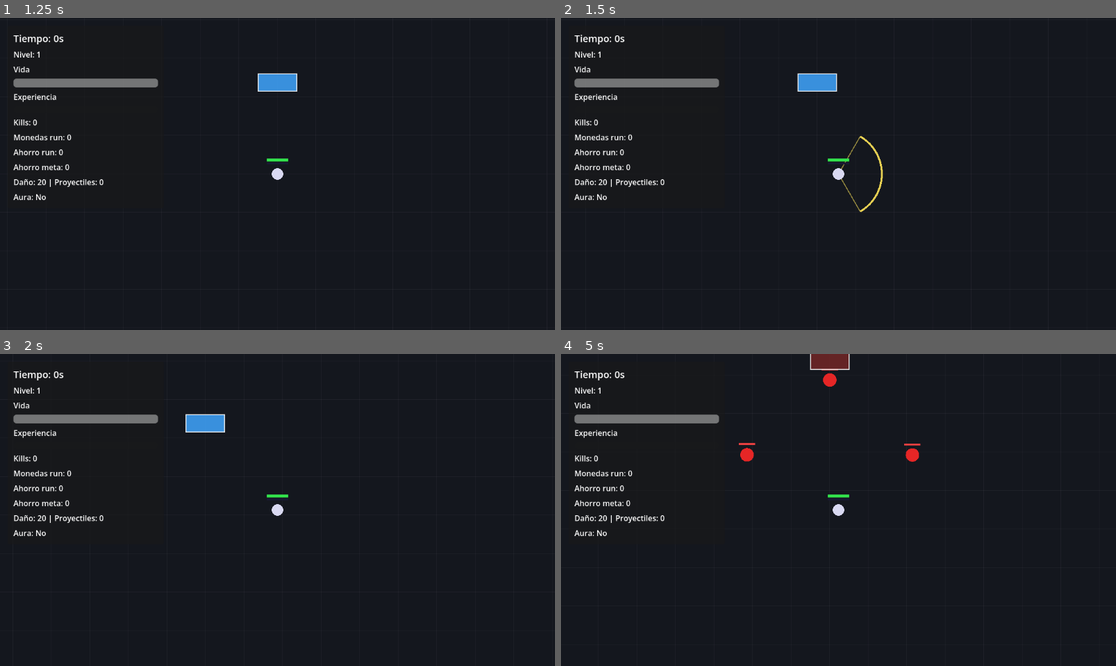
Above: before the commit, frames 1-4 (two rows, left to right).
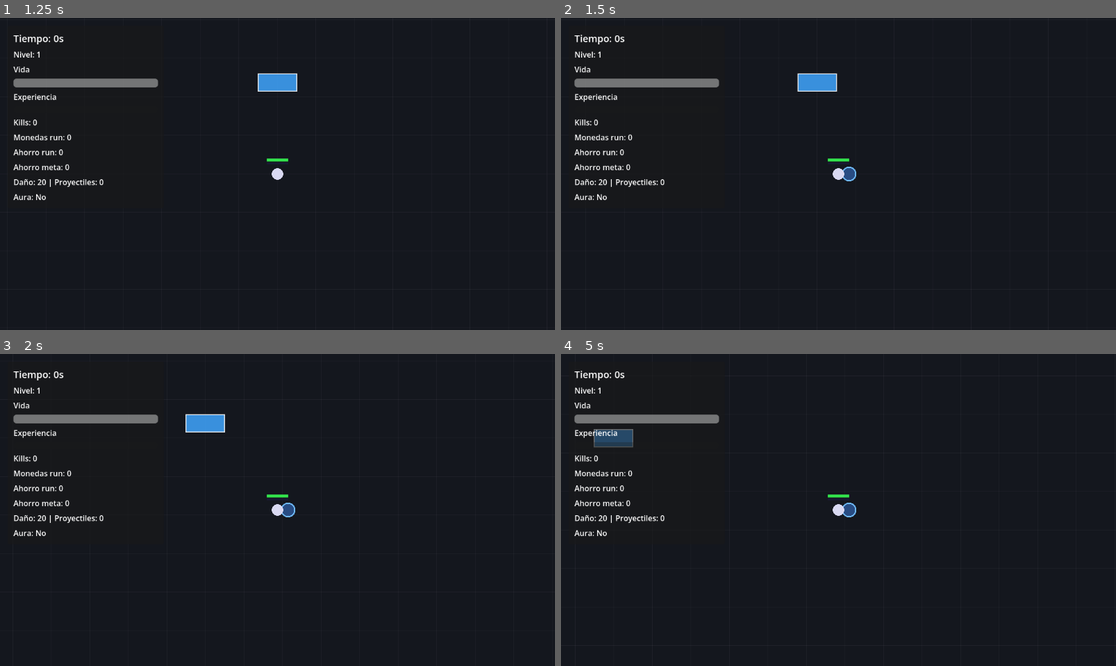
Above: after the commit, the same moments.

Repository: sergioHdz77/Dungeon-Project
Game: Godot game, scene res://scenes/core/main.tscn
Two runs of this game, one before a commit and one after it. Both use one fixed random seed, a clock stepped at 60 frames per second and the inputs below.
Inputs:
- Up to frame 1 (1.25 s): click "Empezar run" at 0.5 s
- Up to frame 2 (1.5 s): tap Enter at 1.25 s; hold D (move_right) from 1.28 s (still down); hold Shift (block, bound only after the commit) from 1.28 s (still down); tap Space (attack) at 1.35 s
- Up to frame 3 (2 s): keep holding D (move_right); keep holding Shift (block, bound only after the commit); tap W (move_up) at 1.52 s
- Up to frame 4 (5 s): release Shift (block, bound only after the commit) at 2.03 s; tap Shift (block, bound only after the commit) at 2.1 s; tap W (move_up) at 2.27, 3.77, 4.52 s; tap Space (attack) at 2.3, 2.85, 3.8 s; release D (move_right) at 2.78 s; hold A (move_left) 2.78-3.53 s; hold Shift (block, bound only after the commit) 2.78-3.53 s; hold D (move_right) from 3.53 s (still down); tap E (interact) at 3.6 s; hold Shift (block, bound only after the commit) from 4.28 s (still down); tap N (debug_next_room) at 4.9 s

Frame 1 is identical in both runs. In frame 2, 0.3% of the frame differs, in the area x 50-59%, y 37-63%; in frame 3, 0.1%; in frame 4, 1.2%, in the area x 5-65%, y 0-53%.

Commit message:
functional block

Diff:
--- a/project.godot
+++ b/project.godot
@@ -64,6 +64,11 @@
 , Object(InputEventMouseButton,"resource_local_to_scene":false,"resource_name":"","device":-1,"window_id":0,"alt_presse …(244 unchanged characters)…
 ]
 }
+block={
+"deadzone": 0.2,
+"events": [Object(InputEventKey,"resource_local_to_scene":false,"resource_name":"","device":-1,"window_id":0,"alt_pressed":false,"shift_pressed":false,"ctrl_pressed":false,"meta_pressed":false,"pressed":false,"keycode":0,"physical_keycode":4194325,"key_label":0,"unicode":0,"location":0,"echo":false,"script":null)
+]
+}
 
 [physics]
 
--- a/scenes/enemies/enemy.tscn
+++ b/scenes/enemies/enemy.tscn
@@ -4,6 +4,7 @@
 [ext_resource type="Texture2D" uid="uid://cvcdbd7b5vb22" path="res://art/enemyFlyingAlt_2.png" id="2_md0e3"]
 
 [sub_resource type="CircleShape2D" id="CircleShape2D_v6fml"]
+radius = 5.23344
 
 [node name="Enemy" type="CharacterBody2D" unique_id=1173866472]
 script = ExtResource("1_55jtl")
@@ -13,5 +14,5 @@
 texture = ExtResource("2_md0e3")
 
 [node name="CollisionShape2D" type="CollisionShape2D" parent="." unique_id=370977721]
-scale = Vector2(6, 6)
+scale = Vector2(3, 3)
 shape = SubResource("CircleShape2D_v6fml")
--- a/scripts/core/main.gd
+++ b/scripts/core/main.gd
@@ -217,14 +217,3 @@
 			0,
 			0
 		)
-
-func _unhandled_input(event: InputEvent) -> void:
-	# Tecla temporal de debug para probar cambio de sala.
-	# Más adelante esto se sustituirá por puertas o por limpiar enemigos.
-	if not run_active:
-		return
-
-	if event.is_action_pressed("debug_next_room"):
-		if dungeon_manager != null:
-			if dungeon_manager.has_method("go_to_next_room"):
-				dungeon_manager.go_to_next_room()
--- a/scripts/player/player.gd
+++ b/scripts/player/player.gd
@@ -172,15 +172,24 @@
 	progression.register_kill()
 
 func take_damage(amount: float) -> void:
-	progression.take_damage(amount)
+	# El daño pasa primero por Combat porque Combat sabe
+	# si el jugador está bloqueando o no.
+
+	var final_damage: float = amount
+
+	if combat != null:
+		if combat.has_method("get_modified_incoming_damage"):
+			final_damage = combat.get_modified_incoming_damage(amount)
+
+	progression.take_damage(final_damage)
 
 func die() -> void:
 	progression.die()
 
 func _draw() -> void:
-	# Dibujo provisional del jugador y barras locales.
 	draw_aura()
 	draw_melee_attack_debug()
+	draw_block_debug()
 	draw_player_body()
 	draw_health_bar()
 	draw_xp_bar()
@@ -241,6 +250,35 @@
 		2.0
 	)
 
+func draw_block_debug() -> void:
+	# Dibujo provisional para ver cuándo el jugador está bloqueando.
+	# Más adelante será una animación o sprite de escudo.
+
+	if combat == null:
+		return
+
+	if not combat.is_blocking:
+		return
+
+	var block_direction: Vector2 = combat.facing_direction.normalized()
+	var block_center: Vector2 = block_direction * 22.0
+
+	draw_circle(
+		block_center,
+		14.0,
+		Color(0.25, 0.55, 1.0, 0.45)
+	)
+
+	draw_arc(
+		block_center,
+		14.0,
+		0.0,
+		TAU,
+		24,
+		Color(0.45, 0.75, 1.0, 0.95),
+		3.0
+	)
+
 func draw_player_body() -> void:
 	# Placeholder visual del jugador.
 	draw_circle(Vector2.ZERO, 12, Color(0.85, 0.85, 0.95))
--- a/scripts/player/player_combat.gd
+++ b/scripts/player/player_combat.gd
@@ -40,6 +40,10 @@
 # Tiempo que se verá el arco del ataque.
 @export var attack_debug_duration: float = 0.12
 
+# Multiplicador de daño recibido mientras bloquea.
+# 0.35 significa que recibe solo el 35% del daño.
+@export var block_damage_multiplier: float = 0.35
+
 # Temporizador visual del ataque.
 var attack_debug_timer: float = 0.0
 
@@ -56,6 +60,10 @@
 # Referencia al Player.
 var player: Node2D = null
 
+# Indica si el jugador está bloqueando ahora mismo.
+var is_blocking: bool = false
+
+
 
 func _ready() -> void:
 	player = get_parent() as Node2D
@@ -74,13 +82,19 @@
 	if attack_debug_timer > 0.0:
 		attack_debug_timer -= delta
 
-	# Actualizamos dirección de ataque según movimiento.
+	# Actualizamos dirección de ataque/bloqueo según movimiento.
 	update_facing_direction()
+
+	# Actualizamos si el jugador está bloqueando.
+	update_block_state()
+
+	# Si está bloqueando, no puede atacar.
+	if is_blocking:
+		return
 
 	# Ataque manual.
 	if Input.is_action_just_pressed("attack"):
 		try_melee_attack()
-
 
 func update_facing_direction() -> void:
 	# Usamos los mismos inputs de movimiento que el Player.
@@ -142,6 +156,20 @@
 	# Cono frontal.
 	return angle_degrees <= melee_arc_degrees / 2.0
 
+func update_block_state() -> void:
+	# El bloqueo se mantiene mientras el jugador pulse la acción block.
+	is_blocking = Input.is_action_pressed("block")
+
+func get_modified_incoming_damage(amount: float) -> float:
+	# Permite que Player pregunte cuánto daño debe recibir realmente.
+	# Si está bloqueando, reducimos el daño.
+	# Si no está bloqueando, entra completo.
+
+	if is_blocking:
+		return amount * block_damage_multiplier
+
+	return amount
+
 
 # Métodos antiguos conservados para no romper llamadas existentes.
 # Luego limpiaremos Player.gd y el HUD.
